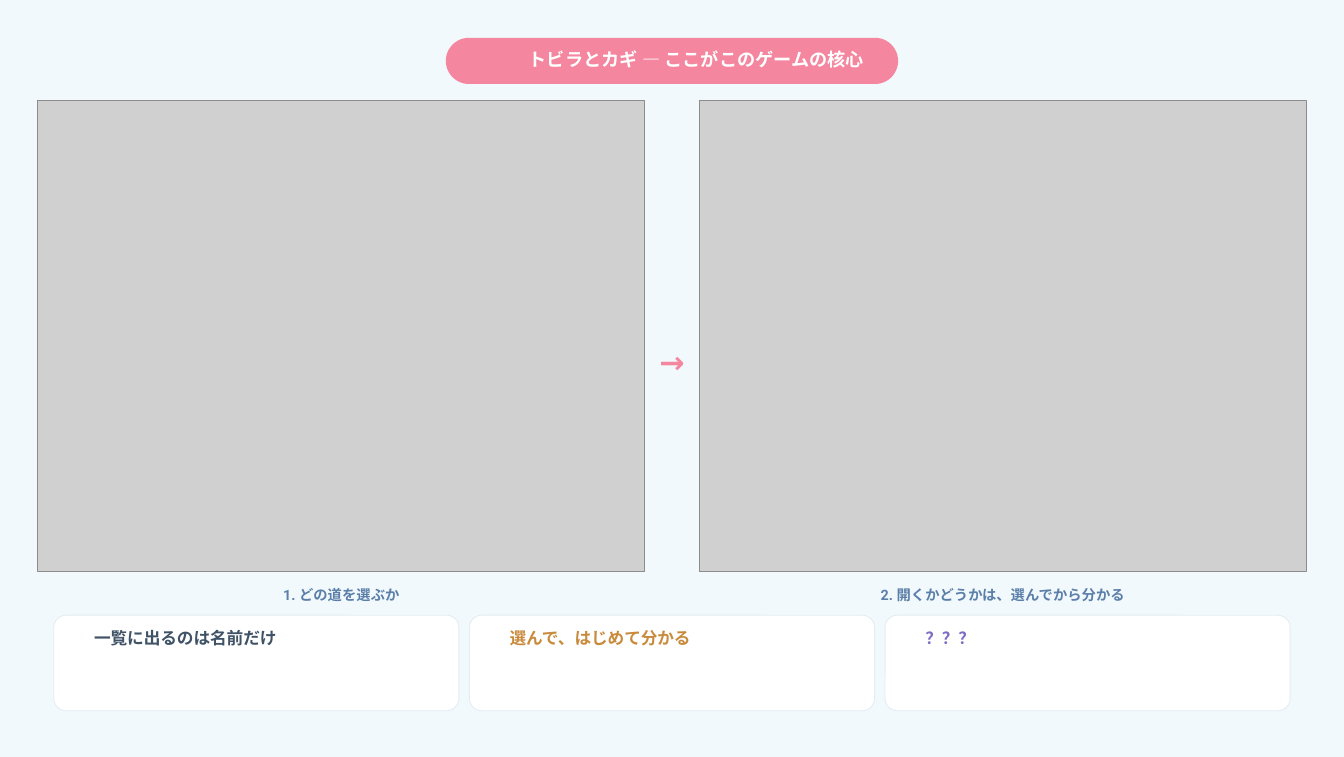
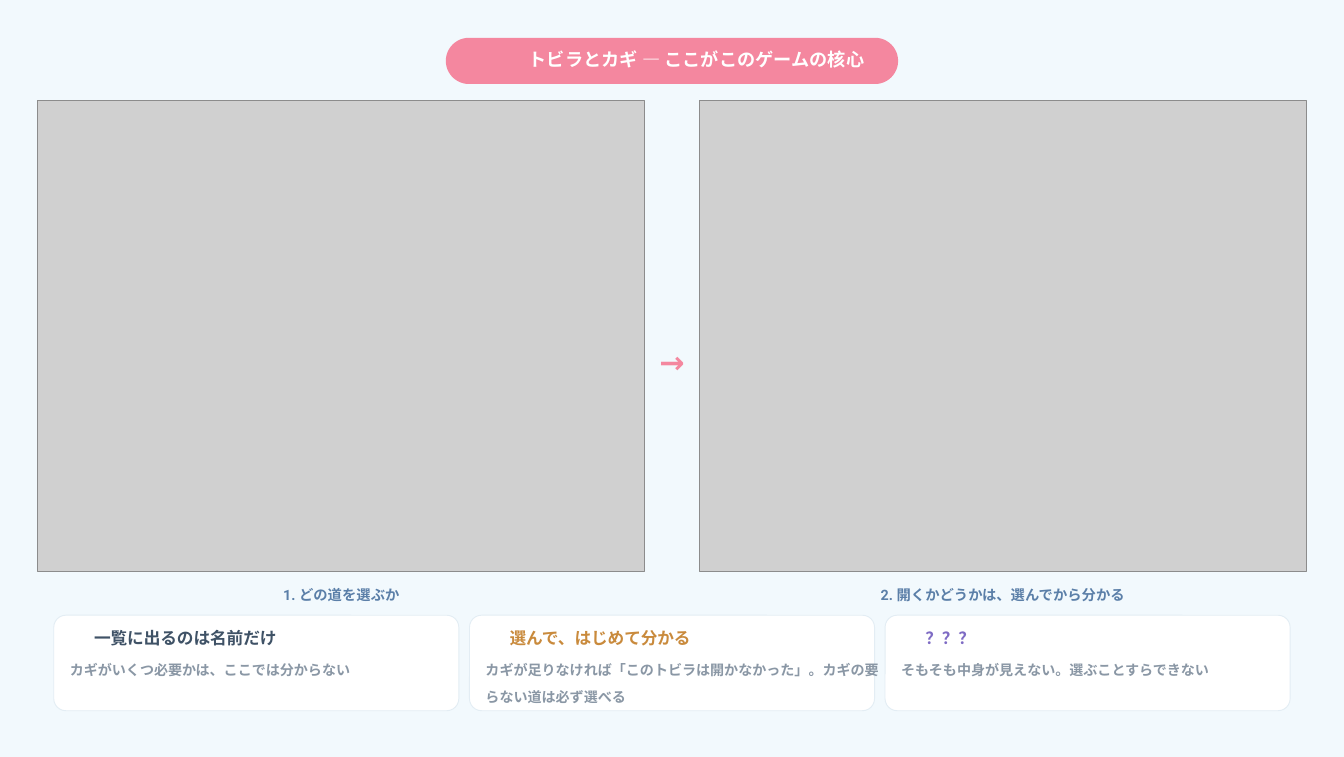
Before and after one commit to arico1101/door-world-short-online, a slide deck: slide 11 of slides.pptx. Drawn at 1344x757 pixels with LibreOffice and Linux fonts; fonts in the diff are those of the drawing; grey boxes stand for pictures; background and template pictures are left out. Boxes give left, top, right and bottom in pixels: in the first picture for what was removed or moved away, otherwise in the second. Text is boxed around its words. In the diff, an @@ line names an element or a change of style, - is before the commit and + after.

```diff
--- a/slides.pptx
+++ b/slides.pptx
@@ text added at [70,663,350,676], 11.2 pt, text #8A97A5, bold @@
+カギがいくつ必要かは、ここでは分からない
@@ text added at [485,663,878,703], 11.2 pt, text #8A97A5, bold @@
+カギが足りなければ「このトビラは開かなかった」。カギの要らない道は必ず選べる
@@ text added at [901,663,1209,676], 11.2 pt, text #8A97A5, bold @@
+そもそも中身が見えない。選ぶことすらできない
```
Also in this commit, not shown: 3 other slides changed.
